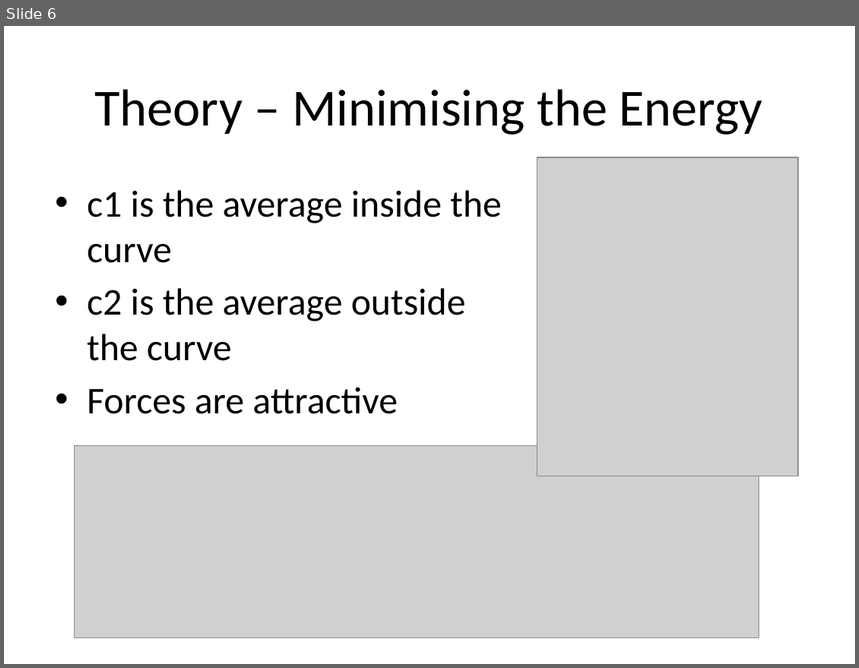
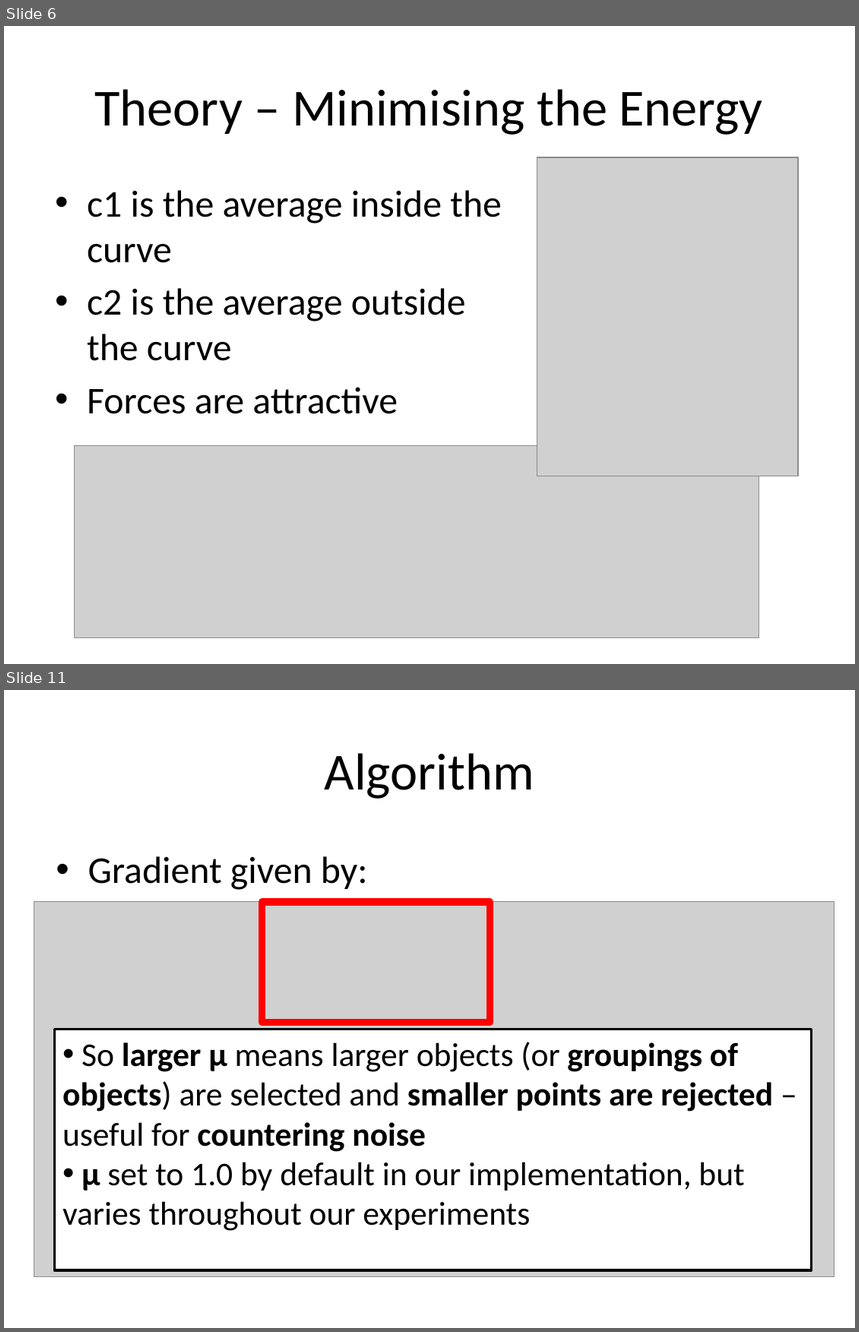
Before and after one commit to michaelwh/activecontnoedge, a slide deck: Active Contours Without Edges.pptx. Shown one above the other, each under a label of ours: slide 6 before the commit, slides 6 and 11 after it; the slides between them are not shown. The pictures are 859x668 and 859x1332 pixels, drawn with LibreOffice and Linux fonts; fonts in the diff are those of the drawing; grey boxes stand for pictures. Boxes give left, top, right and bottom in pixels: in the first picture for what was removed or moved away, otherwise in the second. Text is boxed around its words. In the diff, an @@ line names an element or a change of style, - is before the commit and + after.

```diff
--- a/Active Contours Without Edges.pptx
+++ b/Active Contours Without Edges.pptx
@@ slide 11 added at (4,690,855,1328), background #FFFFFF @@
@@ title added at (325,753,534,799), 44 pt, text #000000 @@
+Algorithm
@@ text added at (88,856,368,890), 32 pt, text #000000 @@
+• Gradient given by:
@@ picture added at (34,902,834,1277) @@
@@ rectangle added at (262,902,490,1023), outline #FF0000 6 pt @@
@@ rectangle added at (54,1030,812,1271), fill #FFFFFF, outline #000000 2 pt, 28 pt, text #000000 @@
+• So larger μ means larger objects (or groupings of objects) are selected and smaller points are rejected – useful for countering noise
+• μ set to 1.0 by default in our implementation, but varies throughout our experiments
```
Also in this commit, not shown: 2 slides changed, 16 other slides added.
